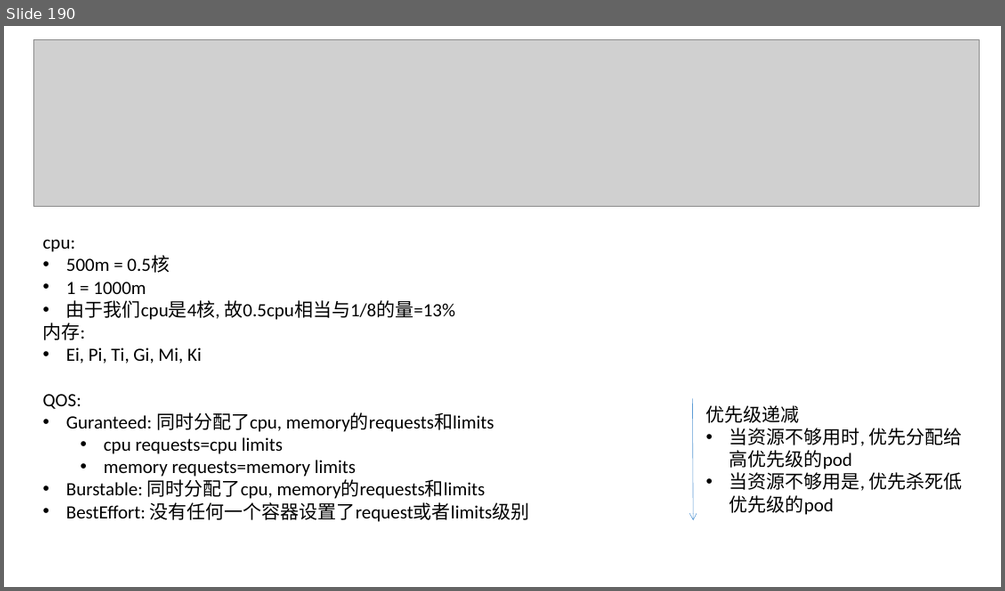
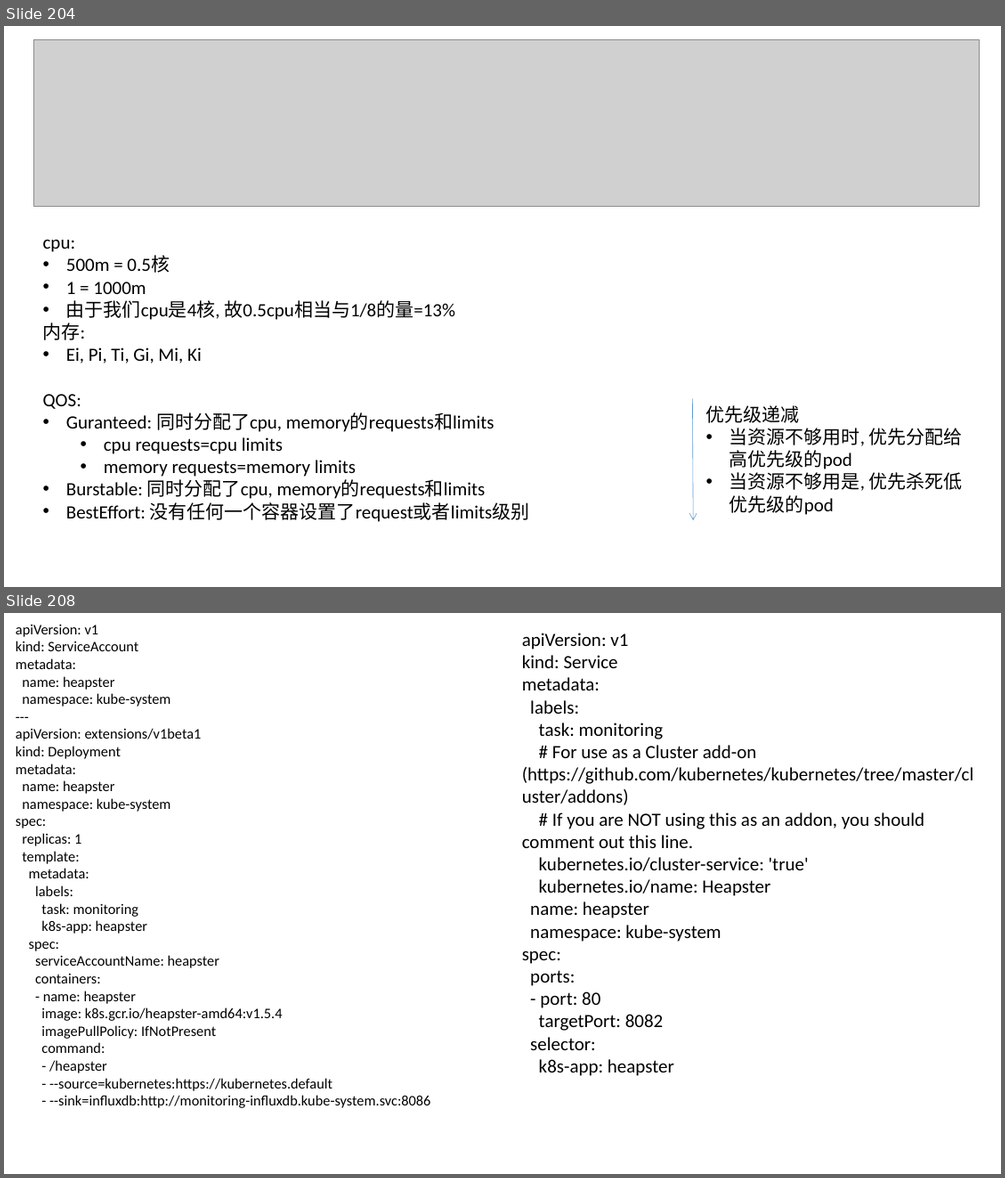
Before and after one commit to johnnylei/reource, a slide deck: k8s/kubernetes.pptx. Shown one above the other, each under a label of ours: slide 190 before the commit, slides 204 and 208 after it; the slides between them are not shown. The pictures are 1005x591 and 1005x1178 pixels, drawn with LibreOffice and Linux fonts; fonts in the diff are those of the drawing; grey boxes stand for pictures. Boxes give left, top, right and bottom in pixels: in the first picture for what was removed or moved away, otherwise in the second. Text is boxed around its words. In the diff, an @@ line names an element or a change of style, - is before the commit and + after.

```diff
--- a/k8s/kubernetes.pptx
+++ b/k8s/kubernetes.pptx
@@ slide 208 added at [4, 613, 1001, 1174], background #FFFFFF @@
@@ text added at [16, 624, 430, 1108], 14 pt, text #000000 @@
+apiVersion: v1
+kind: ServiceAccount
+metadata:
+name: heapster
+namespace: kube-system
+---
+apiVersion: extensions/v1beta1
+kind: Deployment
+metadata:
+name: heapster
+namespace: kube-system
+spec:
+replicas: 1
+template:
+metadata:
+labels:
+task: monitoring
+k8s-app: heapster
+spec:
+serviceAccountName: heapster
+containers:
+- name: heapster
+image: k8s.gcr.io/heapster-amd64:v1.5.4
+imagePullPolicy: IfNotPresent
+command:
+- /heapster
+- --source=kubernetes:https://kubernetes.default
+- --sink=influxdb:http://monitoring-influxdb.kube-system.svc:8086
@@ text added at [522, 633, 974, 1076], 18 pt, text #000000 @@
+apiVersion: v1
+kind: Service
+metadata:
+labels:
+task: monitoring
+# For use as a Cluster add-on (https://github.com/kubernetes/kubernetes/tree/master/cluster/addons)
+# If you are NOT using this as an addon, you should comment out this line.
+kubernetes.io/cluster-service: 'true'
+kubernetes.io/name: Heapster
+name: heapster
+namespace: kube-system
+spec:
+ports:
+- port: 80
+targetPort: 8082
+selector:
+k8s-app: heapster
@@ what was slide 190 is now slide 204 @@
```
Also in this commit, not shown: 9 slides changed, 47 other slides added.
